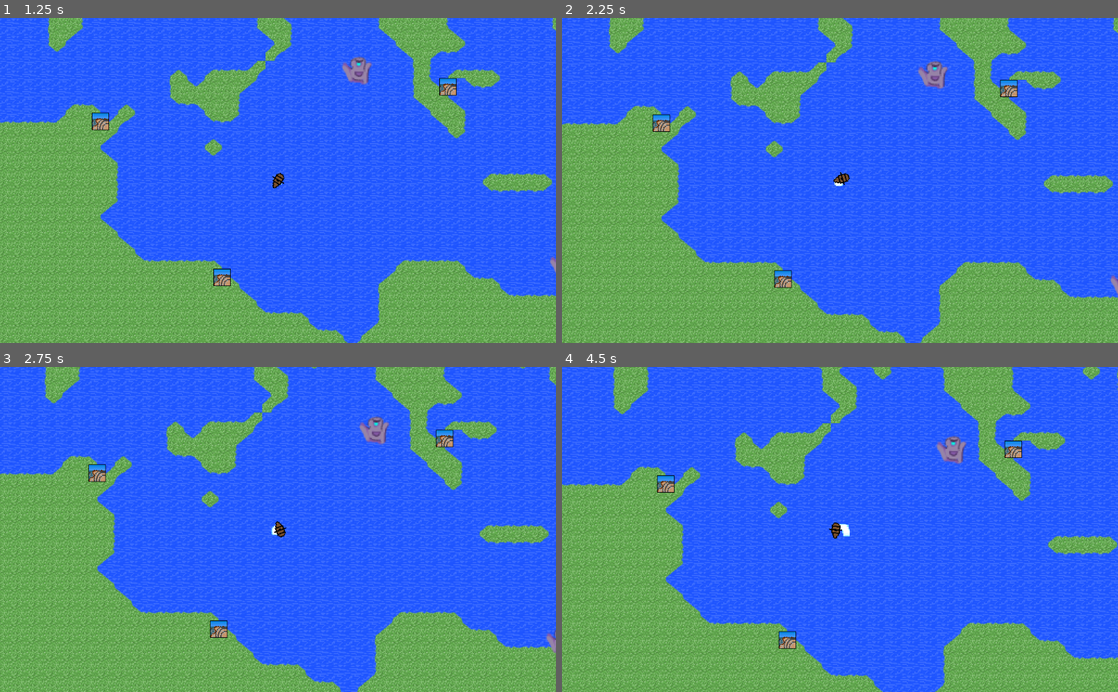
Above: before the commit, frames 1-4 (two rows, left to right).
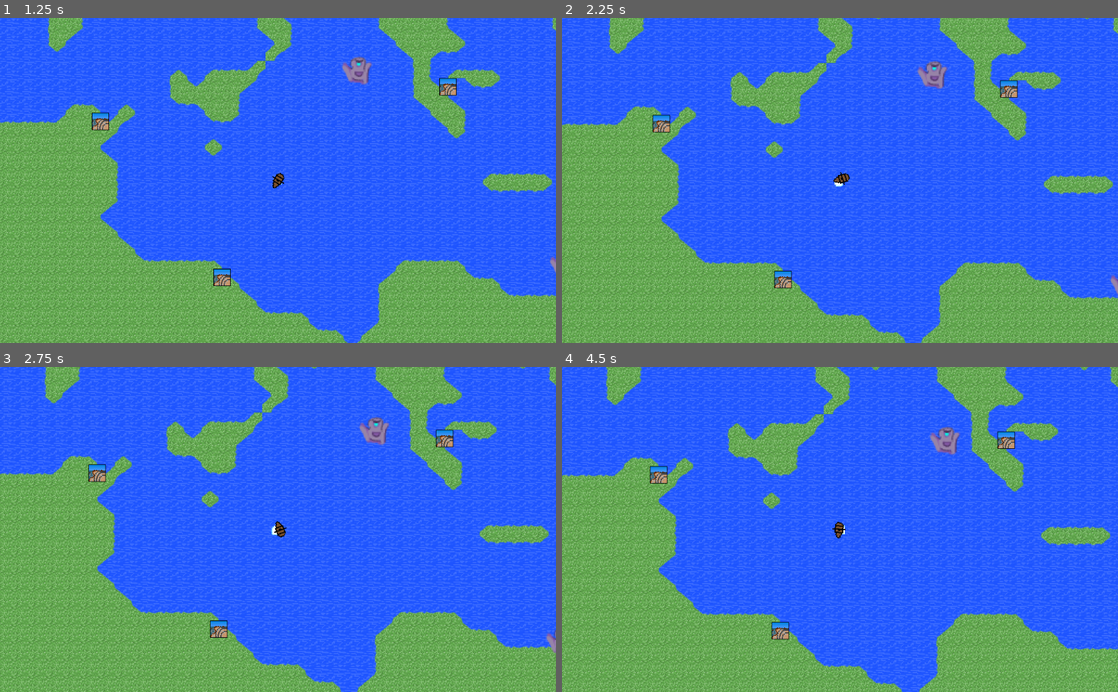
Above: after the commit, the same moments.

Repository: najarvis/SailingFromCarthage
Game: Godot game, scene res://Scenes/Sailing.tscn
Two runs of this game, one before a commit and one after it. Both use one fixed random seed, a clock stepped at 60 frames per second and the inputs below.
Inputs:
- Up to frame 1 (1.25 s): hold Right (ui_right) from 0.53 s (still down)
- Up to frame 2 (2.25 s): release Right (ui_right) at 1.28 s; hold Down (ui_down) 1.28-2.03 s; hold Right (ui_right) from 2.03 s (still down)
- Up to frame 3 (2.75 s): keep holding Right (ui_right)
- Up to frame 4 (4.5 s): release Right (ui_right) at 2.78 s; hold Up (ui_up) 2.78-3.53 s; hold Left (ui_left) from 3.53 s (still down)

Frame 1 is identical in both runs. In frame 2, 7.4% of the frame differs, in the area x 0-100%, y 0-100%; in frame 3, less than 0.1%; in frame 4, 28%.

Commit message:
Adds basic sound effects and music

Diff:
--- a/Assets/Scripts/CityTradeScreen.gd
+++ b/Assets/Scripts/CityTradeScreen.gd
@@ -63,9 +63,11 @@
 
 func buy_resource(res):
 	get_tree().get_root().get_node("World").buy_resource(res)
+	$SuccessSound.play()
 
 func sell_resource(res):
 	get_tree().get_root().get_node("World").sell_resource(res)
+	$SuccessSound.play()
 
 func buy_food():
 	buy_resource("FOOD")
--- a/Assets/Scripts/sailing_input.gd
+++ b/Assets/Scripts/sailing_input.gd
@@ -4,6 +4,9 @@
 var in_city = false
 var coin
 var health
+var alive = true
+
+var death_sound
 
 export var initial_pos = Vector2(0, 0)
 
@@ -12,6 +15,7 @@
 var resources = {}
 
 func _ready():
+	death_sound = load("res://Assets/Sfx/Destroyed.wav")
 	self.s = Ship.new(initial_pos * cell_size)
 	position += self.s.pos
 	self.health = 1
@@ -20,34 +24,40 @@
 	self.set_meta("player", true)
 
 func _process(delta):
-	var acc = 0
-	if Input.is_action_pressed("ui_up"):
-		acc += 1
-	if Input.is_action_pressed("ui_down"):
-		acc -= 1
+	if alive:
+		var acc = 0
+		if Input.is_action_pressed("ui_up"):
+			acc += 1
+		if Input.is_action_pressed("ui_down"):
+			acc -= 1
 
-	self.s.handle_acceleration(acc, delta)
+		self.s.handle_acceleration(acc, delta)
 
-	var turn_speed = 3.0
-	if Input.is_action_pressed("ui_left"):
-		self.s.turn(-turn_speed, delta)
-	if Input.is_action_pressed("ui_right"):
-		self.s.turn(turn_speed, delta)
+		var turn_speed = 3.0
+		if Input.is_action_pressed("ui_left"):
+			self.s.turn(-turn_speed, delta)
+		if Input.is_action_pressed("ui_right"):
+			self.s.turn(turn_speed, delta)
 
-	# self.s.update(delta)
+		# self.s.update(delta)
 
-	#position = self.s.pos
-	move_and_slide(self.s.get_attempted_movement())
-	rotation = self.s.orientation
+		#position = self.s.pos
+		move_and_slide(self.s.get_attempted_movement2(acc, delta))
+		if (self.s.sailing_speed > 0 and not $AudioStreamPlayer2D.playing):
+			$AudioStreamPlayer2D.play()
+		rotation = self.s.orientation
 
-	if get_node("../TileMap").get_player_tile(position) == 16 and not in_city:
-		# IN CITY
-		in_city = true
-		get_node("..").go_to_city(position)
+		if get_node("../TileMap").get_player_tile(position) == 16 and not in_city:
+			# IN CITY
+			in_city = true
+			get_node("..").go_to_city(position)
 
-	if get_node("../TileMap").get_player_tile(position) != 16 and in_city:
-		# IN CITY
-		in_city = false
+		if get_node("../TileMap").get_player_tile(position) != 16 and in_city:
+			# IN CITY
+			in_city = false
+
+	else:
+		die()
 
 func buy_resource(resource, cost):
 	if not self.resources.has(resource):
@@ -64,5 +74,11 @@
 func damage():
 	self.health -= 1
 	if self.health <= 0:
+		$AudioStreamPlayer2D.stream = death_sound
+		$AudioStreamPlayer2D.play()
+		alive = false
 		# Dead
+
+func die():
+	if not $AudioStreamPlayer2D.playing:
 		get_tree().change_scene("res://Scenes/Sailing.tscn")
--- a/Assets/Scripts/ship_class.gd
+++ b/Assets/Scripts/ship_class.gd
@@ -10,7 +10,7 @@
 	var target
 	var acc_fac = 0.9
 
-	var _max_speed = 100.0
+	var _max_speed = 30.0
 	var _max_reverse_speed = -30.0
 
 	func _init(pos):
@@ -20,12 +20,18 @@
 		self.target = null
 
 	func update(delta):
-		self.pos += Vector2(cos(self.orientation), sin(self.orientation)) * self.sailing_speed * delta
+		self.pos += get_attempted_movement() * delta
 
 	func get_attempted_movement():
 		return Vector2(cos(self.orientation), sin(self.orientation)) * self.sailing_speed
 
+	func get_attempted_movement2(acc, delta):
+		# s = 0.5at^2 + v0t + s0
+		return Vector2(cos(self.orientation), sin(self.orientation)) * (self.sailing_speed + 0.5 * acc * delta * delta)
+
 	func handle_acceleration(acceleration, delta):
+		self.sailing_speed = acceleration * delta + self.sailing_speed
+
 		if acceleration >= 0:
 			 self.sailing_speed += ((acceleration * _max_speed) - self.sailing_speed) * acc_fac * delta
 		if acceleration < 0:
--- a/Scenes/Sailing.tscn
+++ b/Scenes/Sailing.tscn
@@ -7,16 +7,18 @@
 [ext_resource path="res://Assets/Scripts/sailing_input.gd" type="Script" id=5]
 [ext_resource path="res://Assets/Shaders/color_key.shader" type="Shader" id=6]
 [ext_resource path="res://Assets/Ships/ShipTest1.png" type="Texture" id=7]
-[ext_resource path="res://Assets/Scripts/CityTradeScreen.gd" type="Script" id=8]
-[ext_resource path="res://Assets/UI/Close.png" type="Texture" id=9]
-[ext_resource path="res://Assets/UI/Coin.png" type="Texture" id=10]
-[ext_resource path="res://Assets/UI/Food.png" type="Texture" id=11]
-[ext_resource path="res://Assets/UI/Wood.png" type="Texture" id=12]
-[ext_resource path="res://Assets/UI/Metal.png" type="Texture" id=13]
-[ext_resource path="res://Assets/UI/TOOLS.png" type="Texture" id=14]
-[ext_resource path="res://Assets/UI/Salt.png" type="Texture" id=15]
-[ext_resource path="res://Assets/Entities/BaseMonster.tscn" type="PackedScene" id=16]
-[ext_resource path="res://Assets/Music/SailingJingle.wav" type="AudioStream" id=17]
+[ext_resource path="res://Assets/Sfx/WaveNoise.wav" type="AudioStream" id=8]
+[ext_resource path="res://Assets/Scripts/CityTradeScreen.gd" type="Script" id=9]
+[ext_resource path="res://Assets/UI/Close.png" type="Texture" id=10]
+[ext_resource path="res://Assets/UI/Coin.png" type="Texture" id=11]
+[ext_resource path="res://Assets/UI/Food.png" type="Texture" id=12]
+[ext_resource path="res://Assets/UI/Wood.png" type="Texture" id=13]
+[ext_resource path="res://Assets/UI/Metal.png" type="Texture" id=14]
+[ext_resource path="res://Assets/UI/TOOLS.png" type="Texture" id=15]
+[ext_resource path="res://Assets/UI/Salt.png" type="Texture" id=16]
+[ext_resource path="res://Assets/Sfx/Success.wav" type="AudioStream" id=17]
+[ext_resource path="res://Assets/Entities/BaseMonster.tscn" type="PackedScene" id=18]
+[ext_resource path="res://Assets/Music/SailingTheme.ogg" type="AudioStream" id=19]
 
 [sub_resource type="CircleShape2D" id=1]
 
@@ -233,6 +235,17 @@
 [node name="CollisionShape2D" type="CollisionShape2D" parent="Player/CollisionDetection"]
 shape = SubResource( 7 )
 
+[node name="AudioStreamPlayer2D" type="AudioStreamPlayer2D" parent="Player"]
+stream = ExtResource( 8 )
+volume_db = -11.143
+pitch_scale = 0.62
+autoplay = false
+stream_paused = false
+max_distance = 2000.0
+attenuation = 1.0
+bus = "Master"
+area_mask = 1
+
 [node name="CanvasLayer" type="CanvasLayer" parent="."]
 layer = 1
 offset = Vector2( 0, 0 )
@@ -1069,24 +1082,33 @@
 
 [node name="SaltCoinIcon" type="Sprite" parent="CanvasLayer/CityTradeScreen/SaltControl"]
 position = Vector2( 92.1674, 177.248 )
-texture = ExtResource( 10 )
-
-[node name="Monster" parent="." instance=ExtResource( 16 )]
-position = Vector2( 330.461, 660.063 )
-motion/sync_to_physics = false
-
-[node name="Monster2" parent="." instance=ExtResource( 16 )]
-position = Vector2( 999.52, 790.391 )
-motion/sync_to_physics = false
-
-[node name="Monster3" parent="." instance=ExtResource( 16 )]
-position = Vector2( 1419.64, 1112.71 )
-motion/sync_to_physics = false
-
-[node name="AudioStreamPlayer" type="AudioStreamPlayer" parent="."]
+texture = ExtResource( 11 )
+
+[node name="SuccessSound" type="AudioStreamPlayer" parent="CanvasLayer/CityTradeScreen"]
 stream = ExtResource( 17 )
 volume_db = 0.0
 pitch_scale = 1.2
+autoplay = false
+stream_paused = false
+mix_target = 0
+bus = "Master"
+
+[node name="Monster" parent="." instance=ExtResource( 18 )]
+position = Vector2( 330.461, 660.063 )
+motion/sync_to_physics = false
+
+[node name="Monster2" parent="." instance=ExtResource( 18 )]
+position = Vector2( 999.52, 790.391 )
+motion/sync_to_physics = false
+
+[node name="Monster3" parent="." instance=ExtResource( 18 )]
+position = Vector2( 1419.64, 1112.71 )
+motion/sync_to_physics = false
+
+[node name="AudioStreamPlayer" type="AudioStreamPlayer" parent="."]
+stream = ExtResource( 19 )
+volume_db = 0.0
+pitch_scale = 1.0
 autoplay = true
 stream_paused = false
 mix_target = 0
--- /dev/null
+++ b/default_bus_layout.tres
@@ -0,0 +1,10 @@
+[gd_resource type="AudioBusLayout" format=2]
+
+[resource]
+
+bus/0/name = "Master"
+bus/0/solo = false
+bus/0/mute = false
+bus/0/bypass_fx = false
+bus/0/volume_db = -17.8
+bus/0/send = ""
Not shown, added: Assets/Music/GenericChiptune1.ogg.import
Not shown, removed: Assets/Music/SailingJingle.wav.import
Not shown, added: Assets/Music/SailingTheme.ogg.import
Not shown, added: Assets/Sfx/Destroyed.wav.import
Not shown, added: Assets/Sfx/Success.wav.import
Not shown, added: Assets/Sfx/WaveNoise.wav.import
Binary file added: Concept/Icon1.PNG
Not shown, added: Concept/Icon1.PNG.import
Not shown: 13 places in Scenes/Sailing.tscn that only renumber resources
Not shown, added: Assets/Music/GenericChiptune1.ogg
Not shown, removed: Assets/Music/SailingJingle.wav
Not shown, added: Assets/Music/SailingTheme.ogg
(and 3 more such lines)
